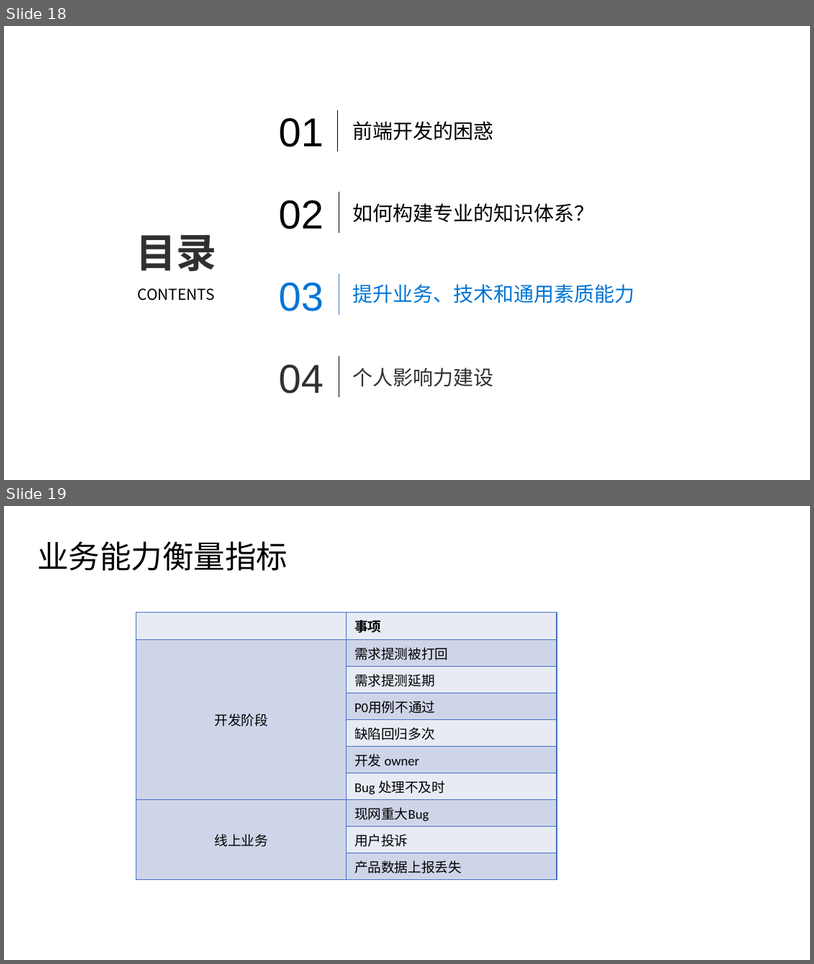
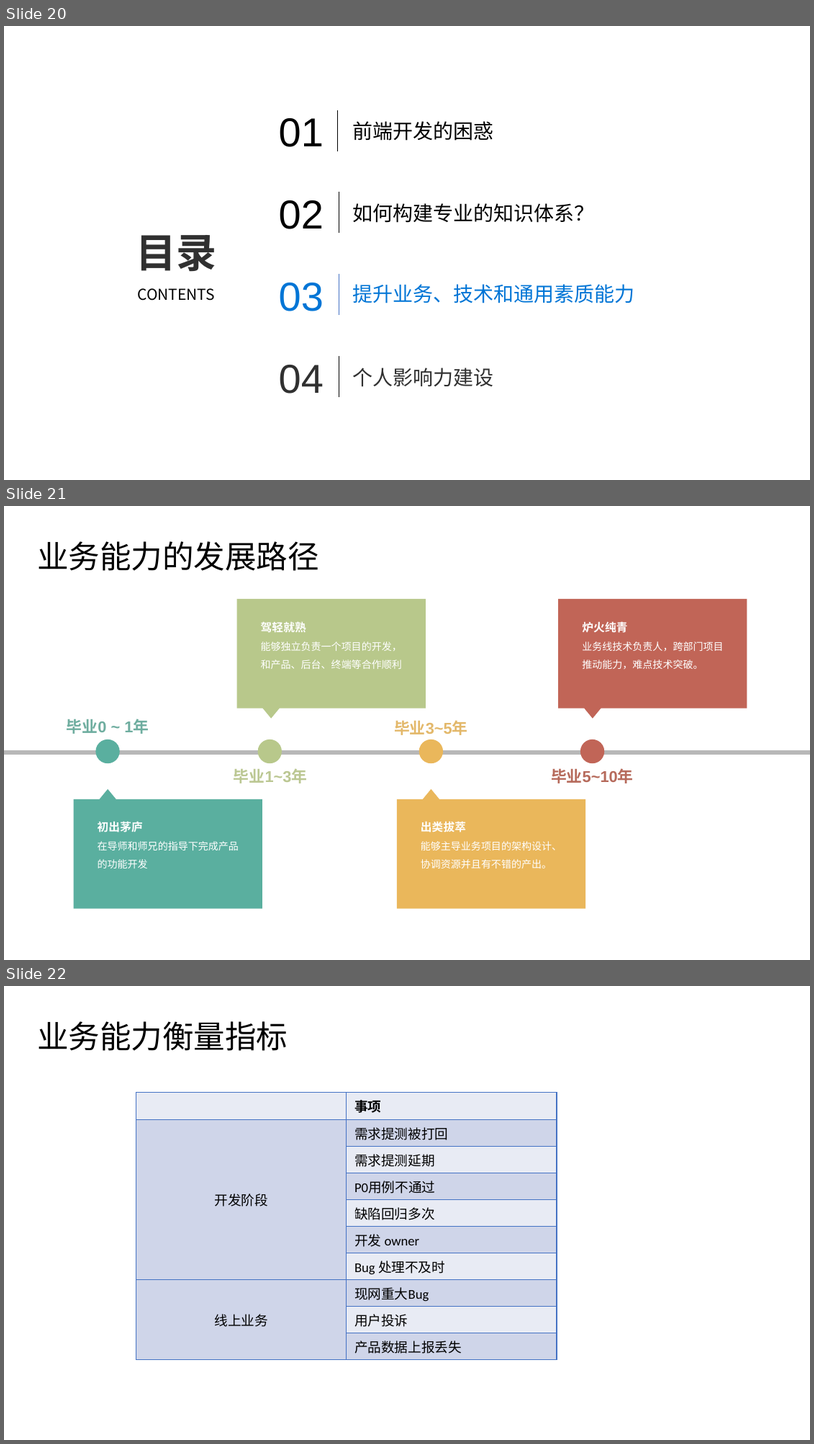
Before and after one commit to cpselvis/sharing, a slide deck: ppt/腾讯课堂Next公开课2019-3-7/《学习前端如何打造核心竞争力》 .pptx. Shown one above the other, each under a label of ours: slides 18 and 19 before the commit, slides 20, 21 and 22 after it. The pictures are 814x964 and 814x1444 pixels, drawn with LibreOffice and Linux fonts; fonts in the diff are those of the drawing; background and template pictures are left out. Boxes give left, top, right and bottom in pixels: in the first picture for what was removed or moved away, otherwise in the second. Text is boxed around its words. In the diff, an @@ line names an element or a change of style, - is before the commit and + after.

```diff
--- a/ppt/腾讯课堂Next公开课2019-3-7/《学习前端如何打造核心竞争力》 .pptx
+++ b/ppt/腾讯课堂Next公开课2019-3-7/《学习前端如何打造核心竞争力》 .pptx
@@ slide 21 added at bbox=[4, 506, 810, 960], background #FFFFFF @@
@@ text added at bbox=[37, 541, 319, 571], 28 pt, text #000000 @@
+业务能力的发展路径
@@ group added at bbox=[4, 599, 810, 908]: 8 texts, 4 ellipses, 4 freeform shapes, 1 rectangle @@
+毕业0 ~ 1年
+毕业1~3年
+毕业3~5年
+毕业5~10年
+初出茅庐
+在导师和师兄的指导下完成产品的功能开发
+驾轻就熟
+能够独立负责一个项目的开发，和产品、后台、终端等合作顺利
+炉火纯青
+业务线技术负责人，跨部门项目推动能力，难点技术突破。
+出类拔萃
+能够主导业务项目的架构设计、协调资源并且有不错的产出。
@@ what was slide 18 is now slide 20 @@
@@ what was slide 19 is now slide 22 @@
```
Also in this commit, not shown: 2 slides changed, 9 other slides added, 1 slide removed, 1 other file.
